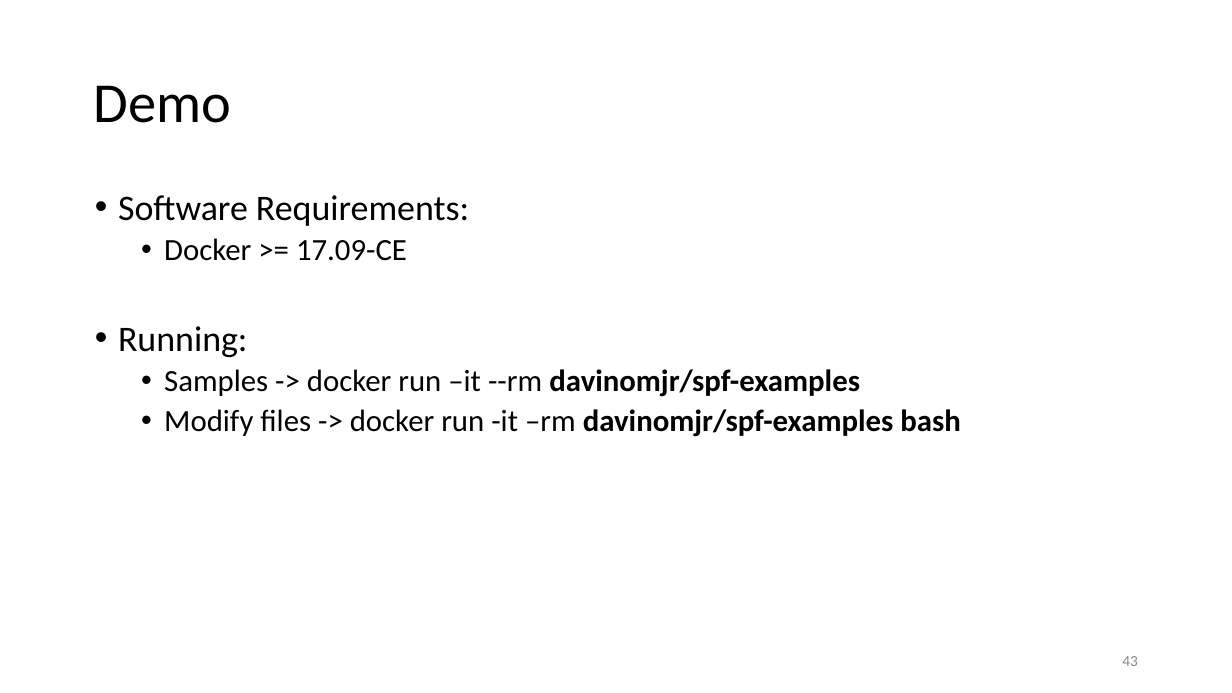
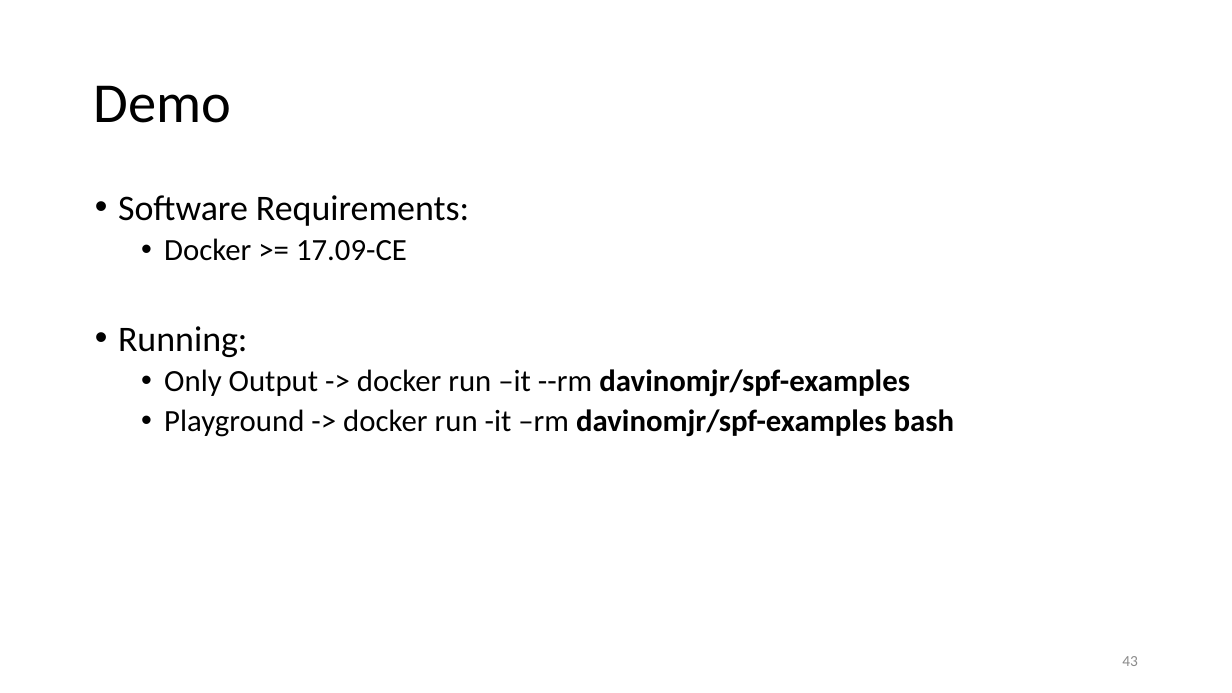
Before and after one commit to damorim/model-checking-tutorial, a slide deck: slide 43 of Program-Model-Checking.pptx. Drawn at 1232x693 pixels with LibreOffice and Linux fonts; fonts in the diff are those of the drawing. Boxes give left, top, right and bottom in pixels: in the first picture for what was removed or moved away, otherwise in the second. Text is boxed around its words. In the diff, an @@ line names an element or a change of style, - is before the commit and + after.

```diff
--- a/Program-Model-Checking.pptx
+++ b/Program-Model-Checking.pptx
@@ text at bbox=[164, 369, 954, 437]: text changed @@
-  • Samples -> docker run –it --rm davinomjr/spf-examples
-  • Modify files -> docker run -it –rm davinomjr/spf-examples bash
+  • Only Output -> docker run –it --rm davinomjr/spf-examples
+  • Playground -> docker run -it –rm davinomjr/spf-examples bash
```
Also in this commit, not shown: 4 other slides changed, 1 other file.
